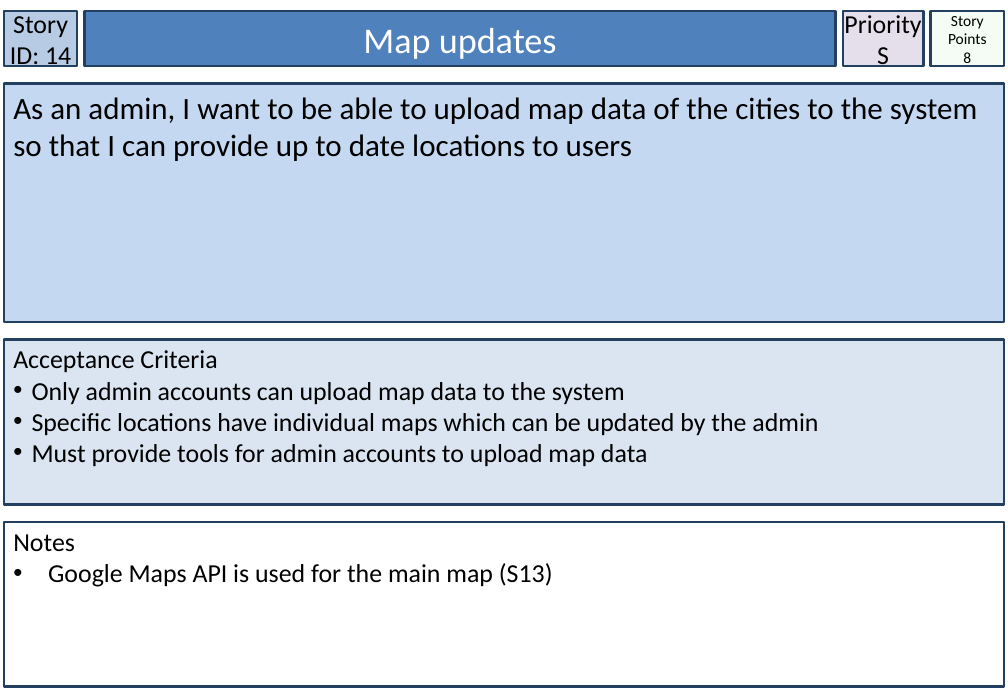
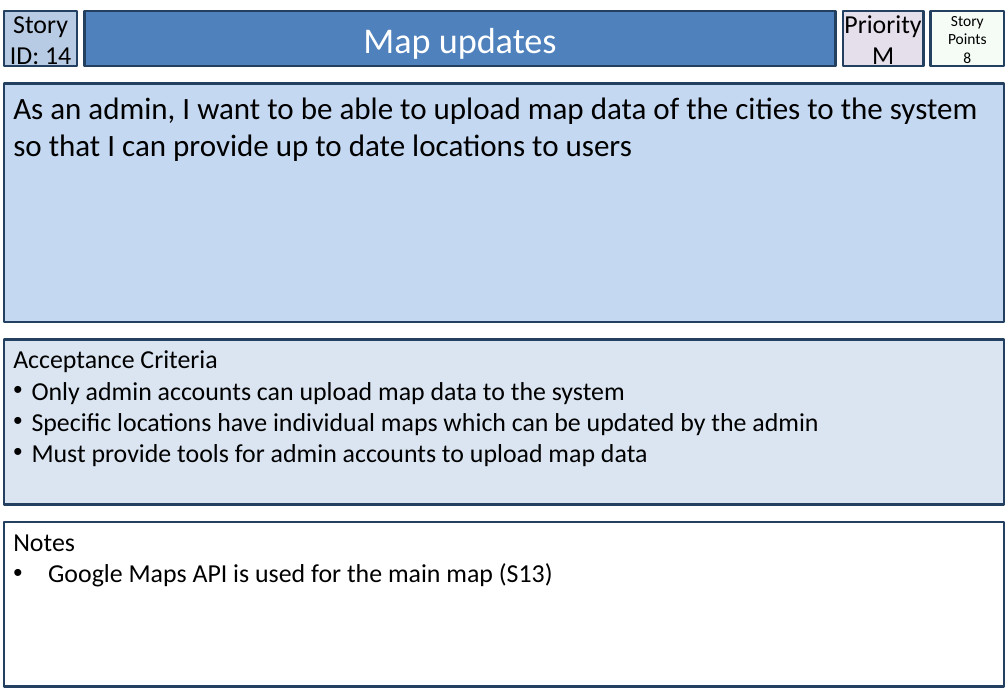
Before and after one commit to Nagarius/Phoenix, a slide deck: slide 15 of Doc/SCRUM documents/StoryCards_Smart_City_TeamPhoenix.pptx. Drawn at 1008x698 pixels with LibreOffice and Linux fonts; fonts in the diff are those of the drawing. Boxes give left, top, right and bottom in pixels: in the first picture for what was removed or moved away, otherwise in the second. Text is boxed around its words. In the diff, an @@ line names an element or a change of style, - is before the commit and + after.

```diff
--- a/Doc/SCRUM documents/StoryCards_Smart_City_TeamPhoenix.pptx
+++ b/Doc/SCRUM documents/StoryCards_Smart_City_TeamPhoenix.pptx
@@ text in rectangle at <box>872,47,894,67</box>: text changed @@
-S
+M
```
Also in this commit, not shown: 15 other slides changed.
